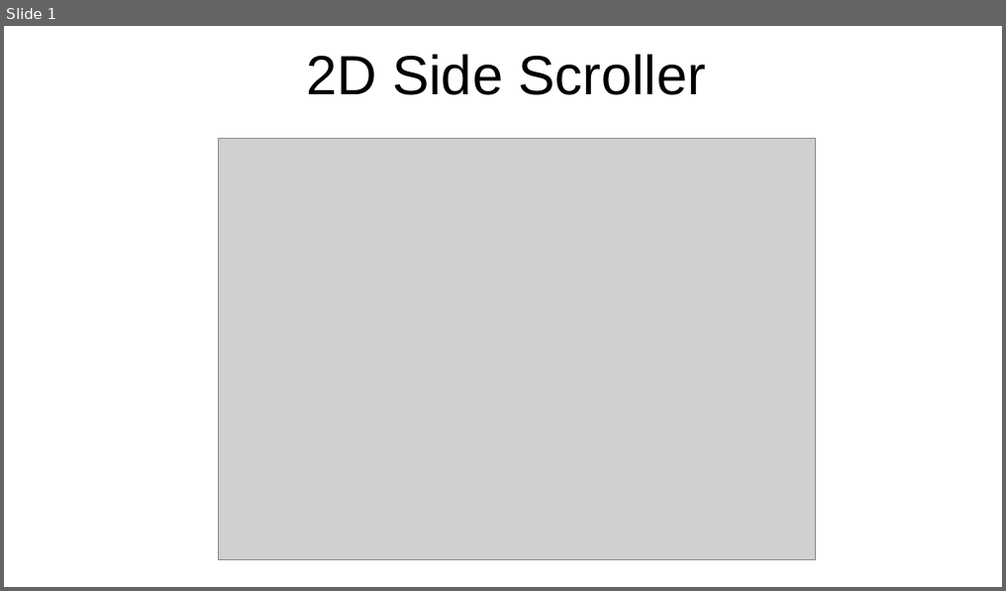
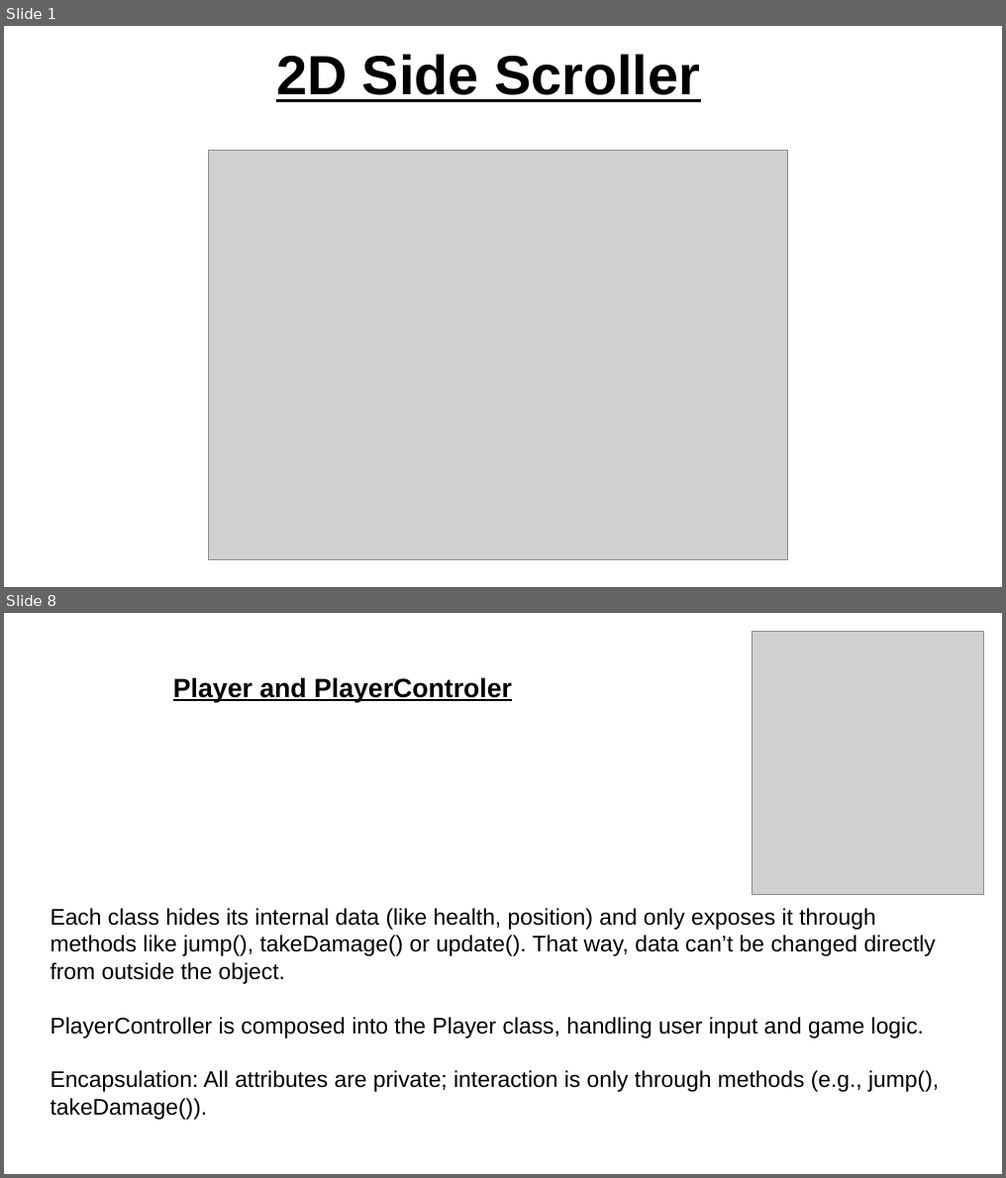
Before and after one commit to tellmon/2D-side-scroller, a slide deck: powerPoint.odp. Shown one above the other, each under a label of ours: slide 1 before the commit, slides 1 and 8 after it; the slides between them are not shown. The pictures are 1006x591 and 1006x1178 pixels, drawn with LibreOffice and Linux fonts; fonts in the diff are those of the drawing; grey boxes stand for pictures. Boxes give left, top, right and bottom in pixels: in the first picture for what was removed or moved away, otherwise in the second. Text is boxed around its words. In the diff, an @@ line names an element or a change of style, - is before the commit and + after.

```diff
--- a/powerPoint.odp
+++ b/powerPoint.odp
@@ slide 8 added at [4,613,1002,1174], background #FFFFFF @@
@@ picture added at [752,631,985,894] @@
@@ text added at [173,677,512,702], 21 pt, text #000000, bold, underline @@
+Player and PlayerControler
@@ text added at [51,908,939,1120], 18 pt, text #000000 @@
+Each class hides its internal data (like health, position) and only exposes it through methods like jump(), takeDamage() or update(). That way, data can’t be changed directly from outside the object.
+PlayerController is composed into the Player class, handling user input and game logic.
+Encapsulation: All attributes are private; interaction is only through methods (e.g., jump(), takeDamage()).
@@ slide 1 changed as well @@
@@ title "2D Side Scroller": place and size @@
-title "2D Side Scroller" at [307,54,706,95]
+title "2D Side Scroller" at [276,54,700,102]
@@ title "2D Side Scroller" at [276,54,700,102]: bold on, underline on @@
@@ picture: place and size @@
-picture at [218,138,816,561]
+picture at [209,151,788,561]
```
Also in this commit, not shown: 1 other slide changed, 6 other slides added, 6 slides removed, 2 other files.
